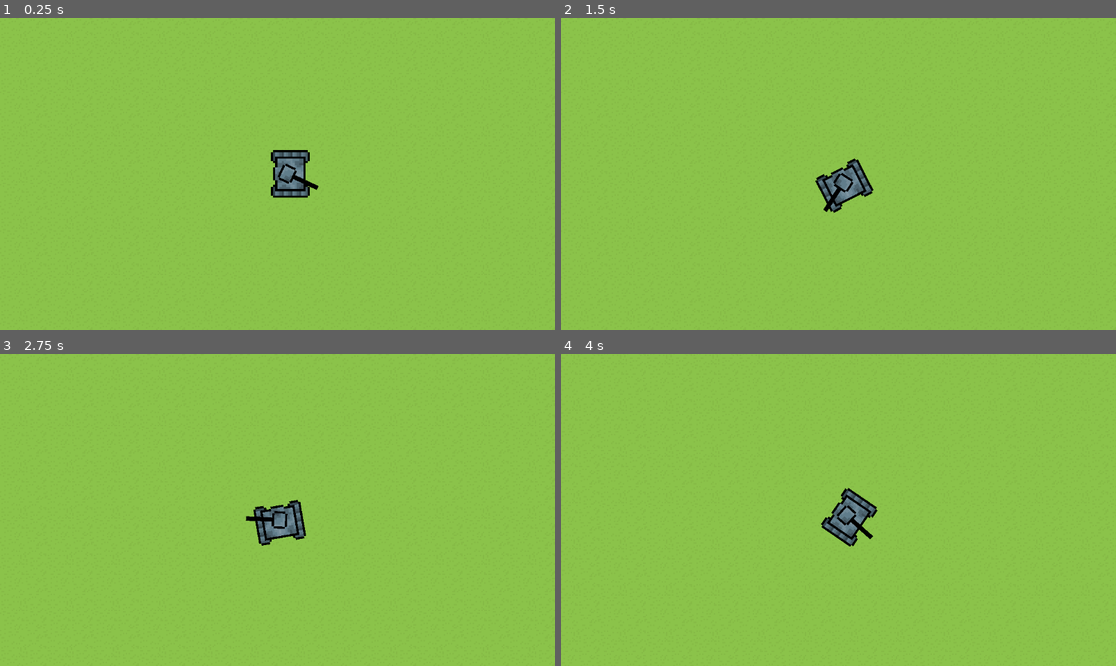
Above: before the commit, frames 1-4 (two rows, left to right).
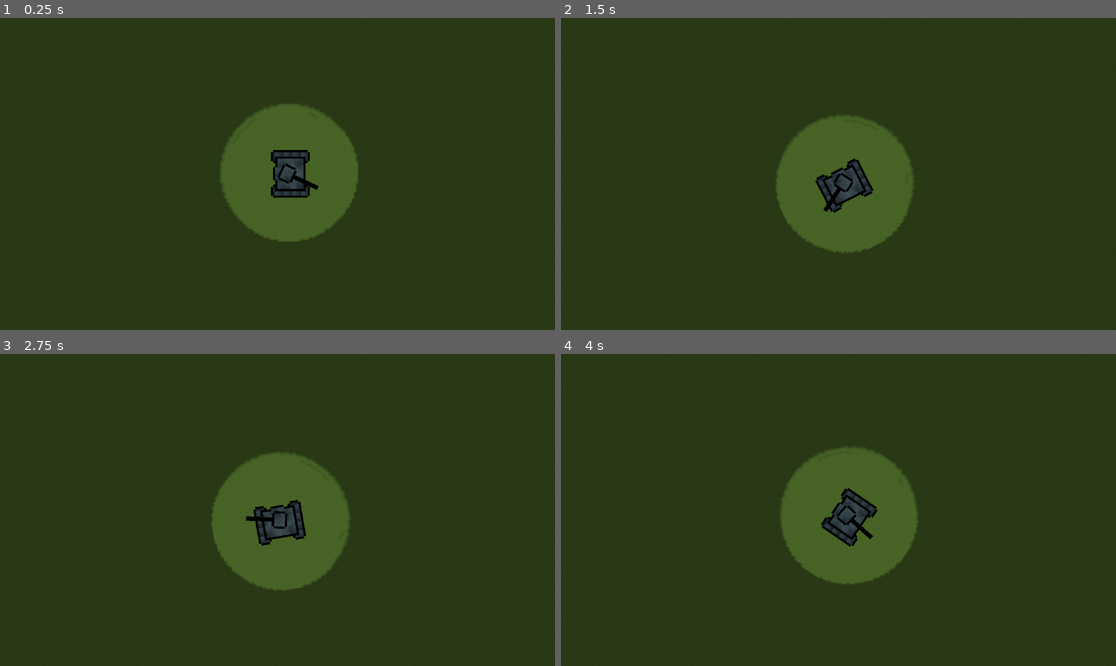
Above: after the commit, the same moments.

Repository: JStudios6118/tank-game
Game: Godot game, scene res://world.tscn
The game is run twice, just before and just after one commit, with the same random seed, the same clock (stepped at 60 frames per second) and the same inputs.
Inputs (mouse positions are in pixels of both pictures, inside the frame that each line leads up to):
- Up to frame 1 (0.25 s): no input
- Up to frame 2 (1.5 s): move the mouse to (960, 158) at 0.52 s; hold D (right) 0.53-1.28 s; move the mouse to (727, 189) at 1.27 s; hold Left (left) from 1.28 s (still down)
- Up to frame 3 (2.75 s): move the mouse to (333, 441) at 2.02 s; release Left (left) at 2.03 s; hold D (right) from 2.03 s (still down)
- Up to frame 4 (4 s): move the mouse to (810, 572) at 2.77 s; release D (right) at 2.78 s; hold Up (forward) 2.78-3.53 s; move the mouse to (1005, 556) at 3.52 s; hold Left (left) from 3.53 s (still down)

The runs differ from the first frame. In frame 1, 100% of the frame differs, in the area x 0-100%, y 0-100%; in frame 2, 100%; in frame 3, 100%; in frame 4, 100%.

Commit message:
lighting lol

Diff:
--- a/world.tscn
+++ b/world.tscn
@@ -1,9 +1,10 @@
-[gd_scene load_steps=13 format=4 uid="uid://lc072jsfttjg"]
+[gd_scene load_steps=14 format=4 uid="uid://lc072jsfttjg"]
 
 [ext_resource type="Script" path="res://player.gd" id="1_rfo4t"]
 [ext_resource type="Texture2D" uid="uid://cpxrplidts7cy" path="res://ground-tiles.png" id="2_3sop1"]
 [ext_resource type="Texture2D" uid="uid://dq5f3638aawax" path="res://tank-barrel.png" id="4_48rp4"]
 [ext_resource type="Texture2D" uid="uid://mibtbgvdvmc6" path="res://pixilart-sprite (1).png" id="4_xqa60"]
+[ext_resource type="Texture2D" uid="uid://cr0i60ky1hojj" path="res://ball.png" id="5_mrgn5"]
 
 [sub_resource type="TileSetAtlasSource" id="TileSetAtlasSource_sttiu"]
 texture = ExtResource("2_3sop1")
@@ -54,6 +55,9 @@
 
 [node name="World" type="Node2D"]
 
+[node name="Shadows" type="CanvasModulate" parent="."]
+color = Color(0.29219, 0.29219, 0.29219, 1)
+
 [node name="Tilemaps" type="Node2D" parent="."]
 
 [node name="Ground" type="TileMapLayer" parent="Tilemaps"]
@@ -87,3 +91,13 @@
 position = Vector2(11, 0)
 scale = Vector2(1.5, 1.5)
 texture = ExtResource("4_48rp4")
+
+[node name="Light" type="PointLight2D" parent="Tank"]
+position = Vector2(8, -1)
+scale = Vector2(1.5, 1.5)
+energy = 0.22
+texture = ExtResource("5_mrgn5")
+
+[node name="Sun" type="DirectionalLight2D" parent="."]
+position = Vector2(-468, 2)
+energy = 0.0
Binary file added: ball.png
